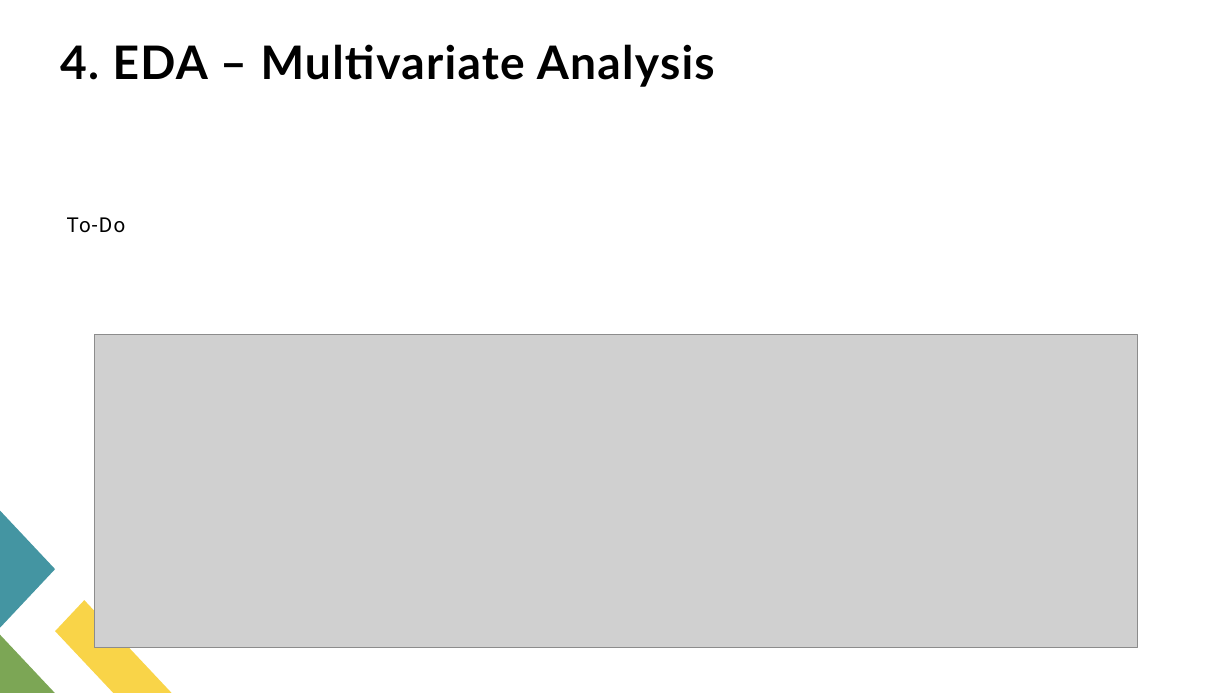
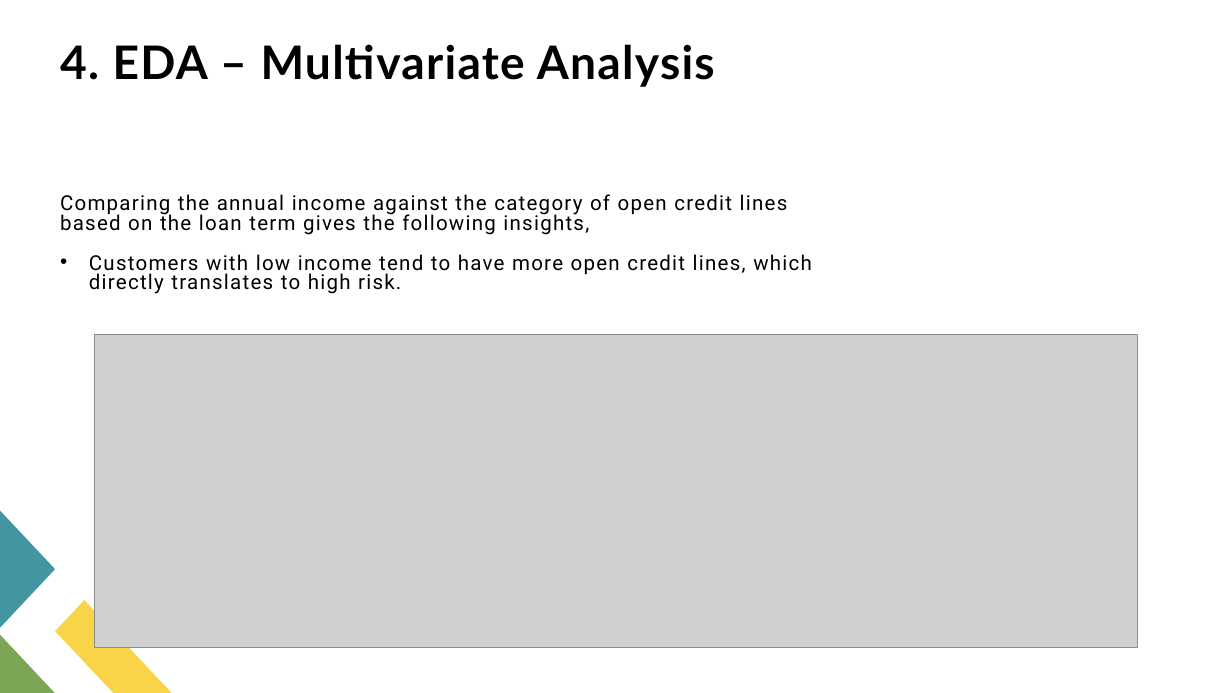
Before and after one commit to uvarajthulasiram/LendingClubCaseStudy, a slide deck: slide 15 of UvarajThulasiram.pptx. Drawn at 1232x693 pixels with LibreOffice and Linux fonts; fonts in the diff are those of the drawing; grey boxes stand for pictures. Boxes give left, top, right and bottom in pixels: in the first picture for what was removed or moved away, otherwise in the second. Text is boxed around its words. In the diff, an @@ line names an element or a change of style, - is before the commit and + after.

```diff
--- a/UvarajThulasiram.pptx
+++ b/UvarajThulasiram.pptx
@@ text at bbox=[60, 194, 812, 294]: text changed @@
-To-Do
+Comparing the annual income against the category of open credit lines based on the loan term gives the following insights,
+• Customers with low income tend to have more open credit lines, which directly translates to high risk.
```
Also in this commit, not shown: 4 other slides changed, 1 slide added, 2 other files.
